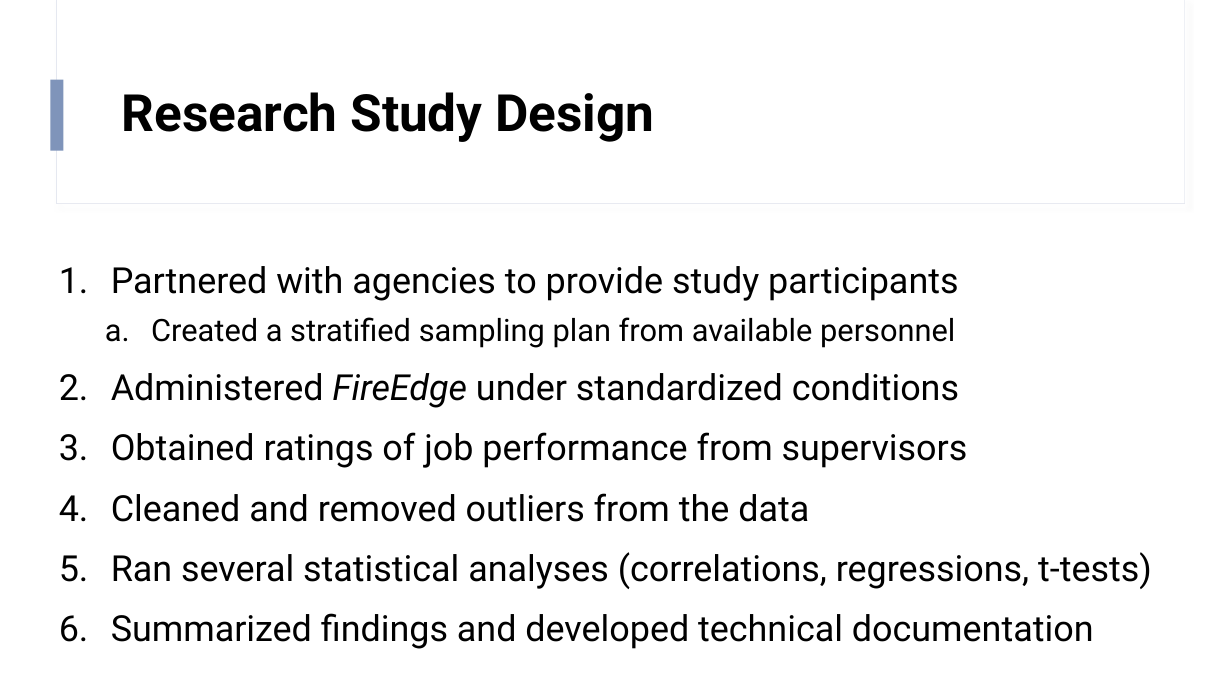
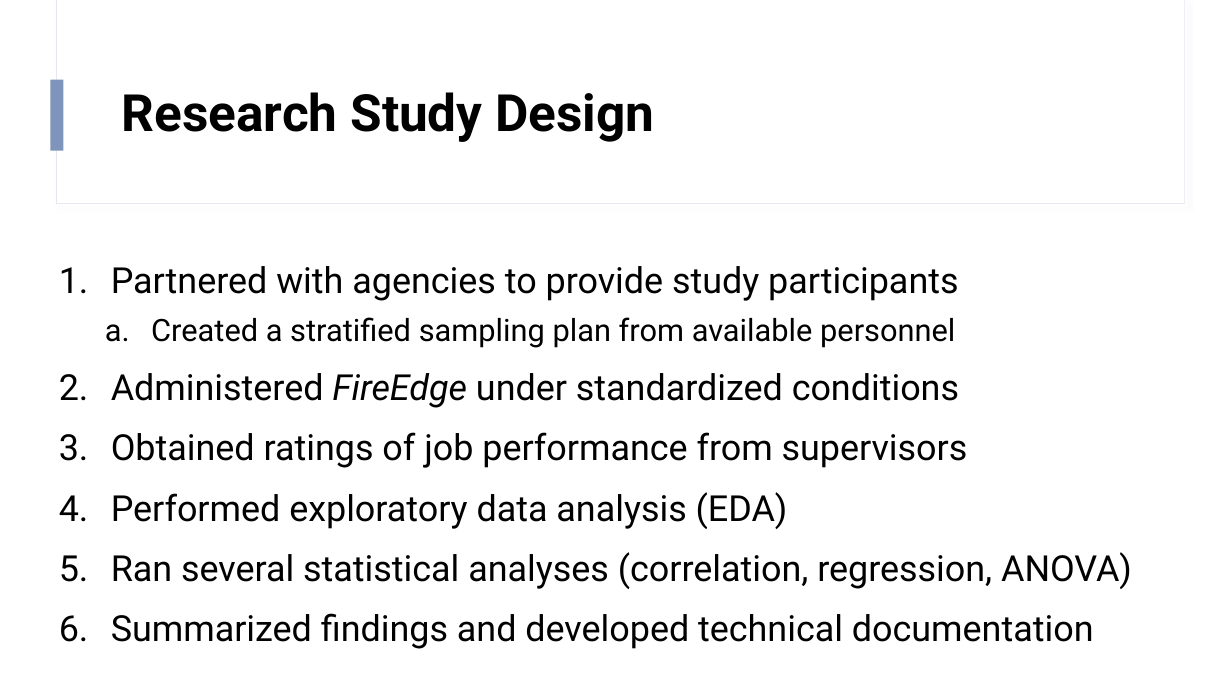
Before and after one commit to SzarR/FireEdge, a slide deck: slide 4 of FireEdge.pptx. Drawn at 1232x693 pixels with LibreOffice and Linux fonts; fonts in the diff are those of the drawing. Boxes give left, top, right and bottom in pixels: in the first picture for what was removed or moved away, otherwise in the second. Text is boxed around its words. In the diff, an @@ line names an element or a change of style, - is before the commit and + after.

```diff
--- a/FireEdge.pptx
+++ b/FireEdge.pptx
@@ text at [111,492,1132,589]: text changed @@
-4. Cleaned and removed outliers from the data
-5. Ran several statistical analyses (correlations, regressions, t-tests)
+4. Performed exploratory data analysis (EDA)
+5. Ran several statistical analyses (correlation, regression, ANOVA)
```
Also in this commit, not shown: 5 other slides changed, 4 other files.
